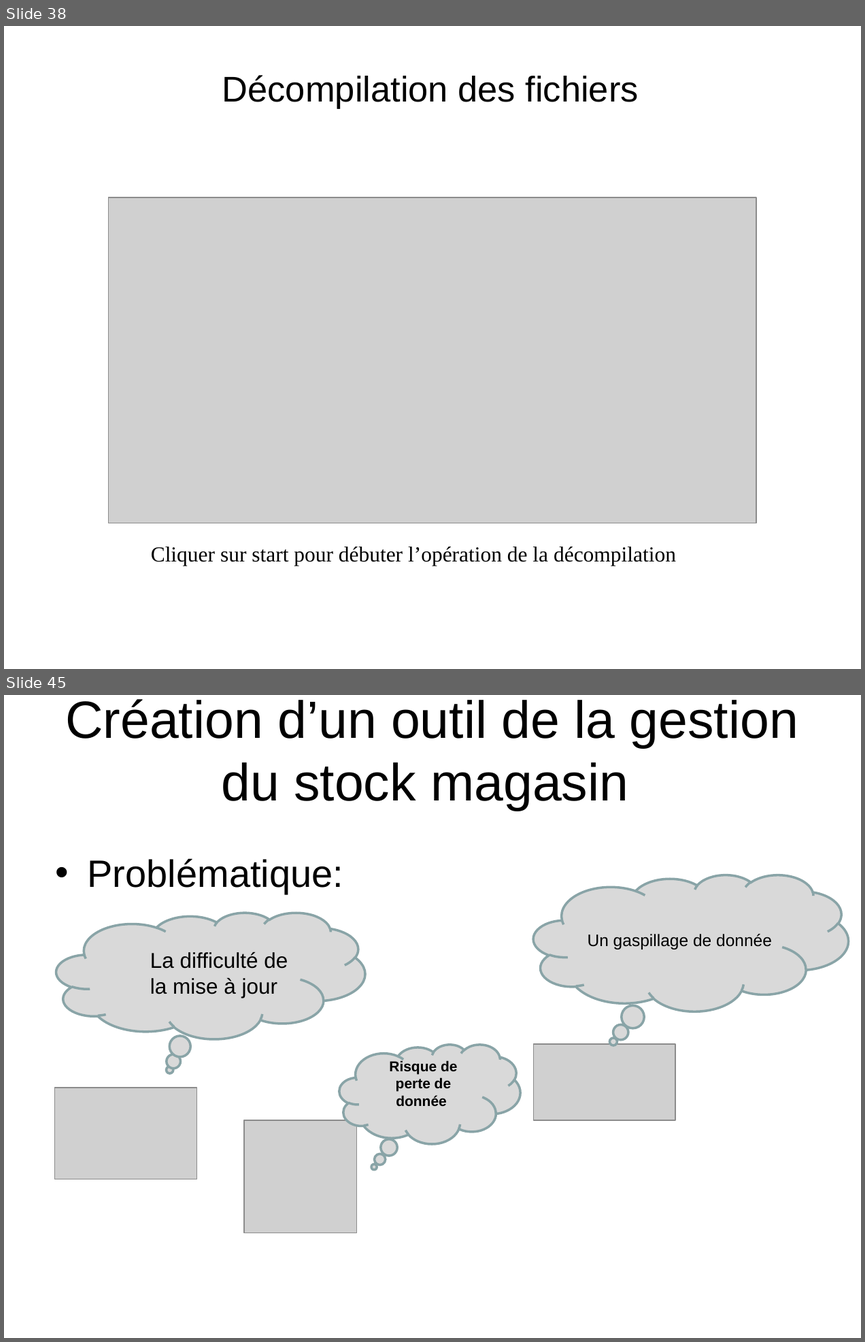
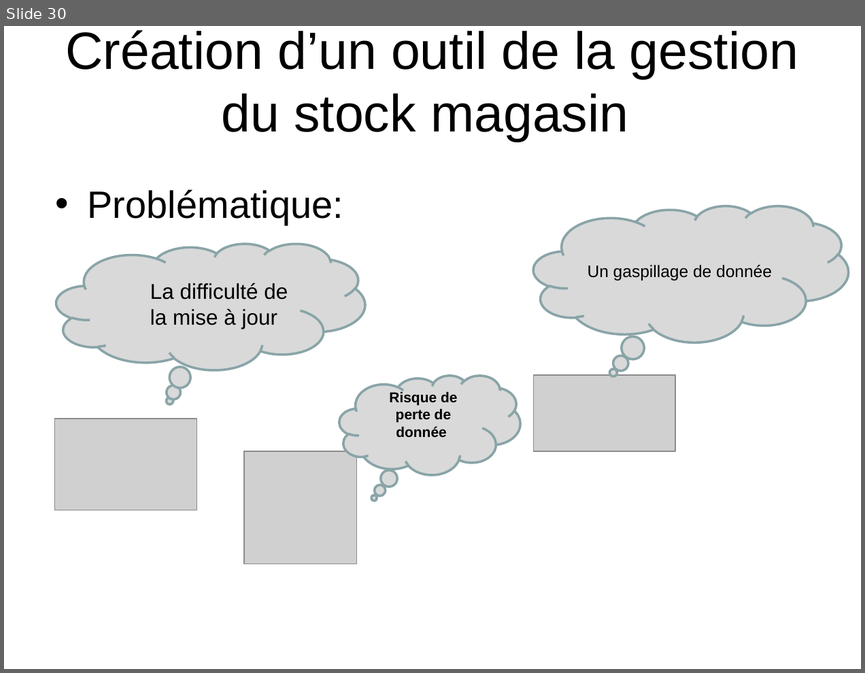
Before and after one commit to HabibAroua/Criminel_dep, a slide deck: documentation/presentation/P1/2734.ppt. Shown one above the other, each under a label of ours: slides 38 and 45 before the commit, slide 30 after it; the slides between them are not shown. The pictures are 865x1342 and 865x673 pixels, drawn with LibreOffice and Linux fonts; fonts in the diff are those of the drawing; grey boxes stand for pictures; background and template pictures are left out. Boxes give left, top, right and bottom in pixels: in the first picture for what was removed or moved away, otherwise in the second. Text is boxed around its words. In the diff, an @@ line names an element or a change of style, - is before the commit and + after.

```diff
--- a/documentation/presentation/P1/2734.ppt
+++ b/documentation/presentation/P1/2734.ppt
@@ slide 38 removed at (x1=4, y1=26, x2=861, y2=669), background picture (left out) @@
@@ text removed at (x1=222, y1=75, x2=638, y2=109) @@
-Décompilation des fichiers
@@ picture removed at (x1=109, y1=197, x2=756, y2=523) @@
@@ text removed at (x1=151, y1=546, x2=676, y2=565) @@
-Cliquer sur start pour débuter l’opération de la décompilation
@@ what was slide 45 is now slide 30 @@
```
Also in this commit, not shown: 2 slides changed, 9 slides added, 42 other slides removed.
